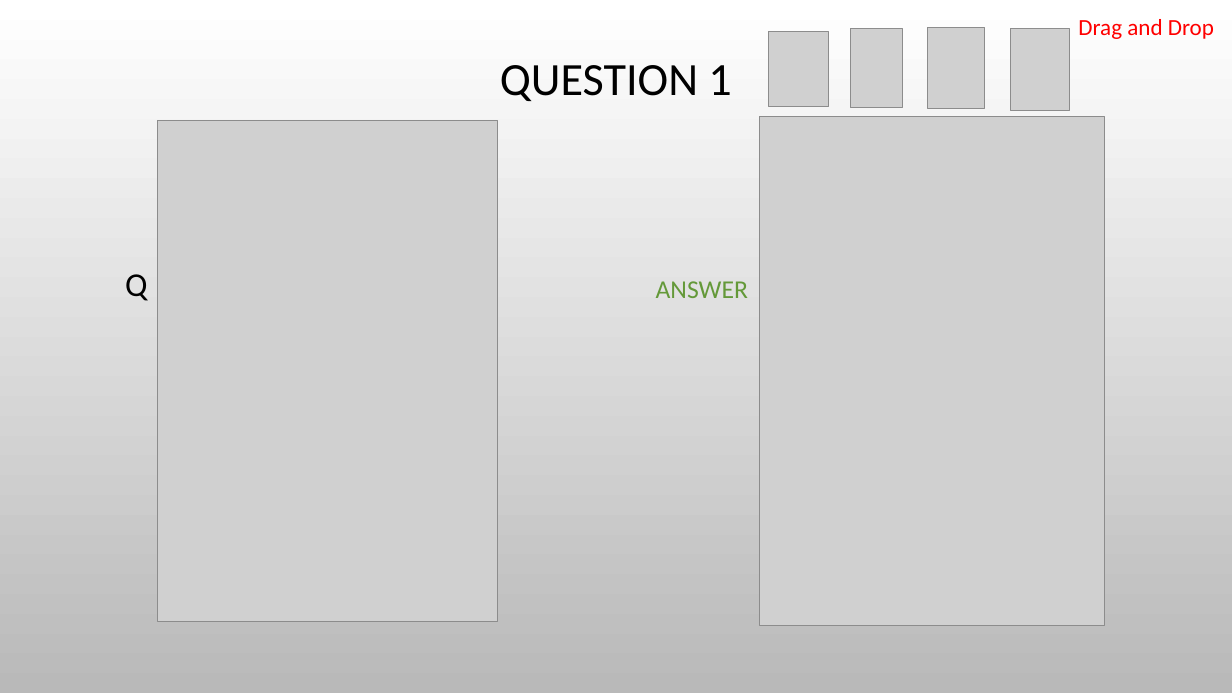
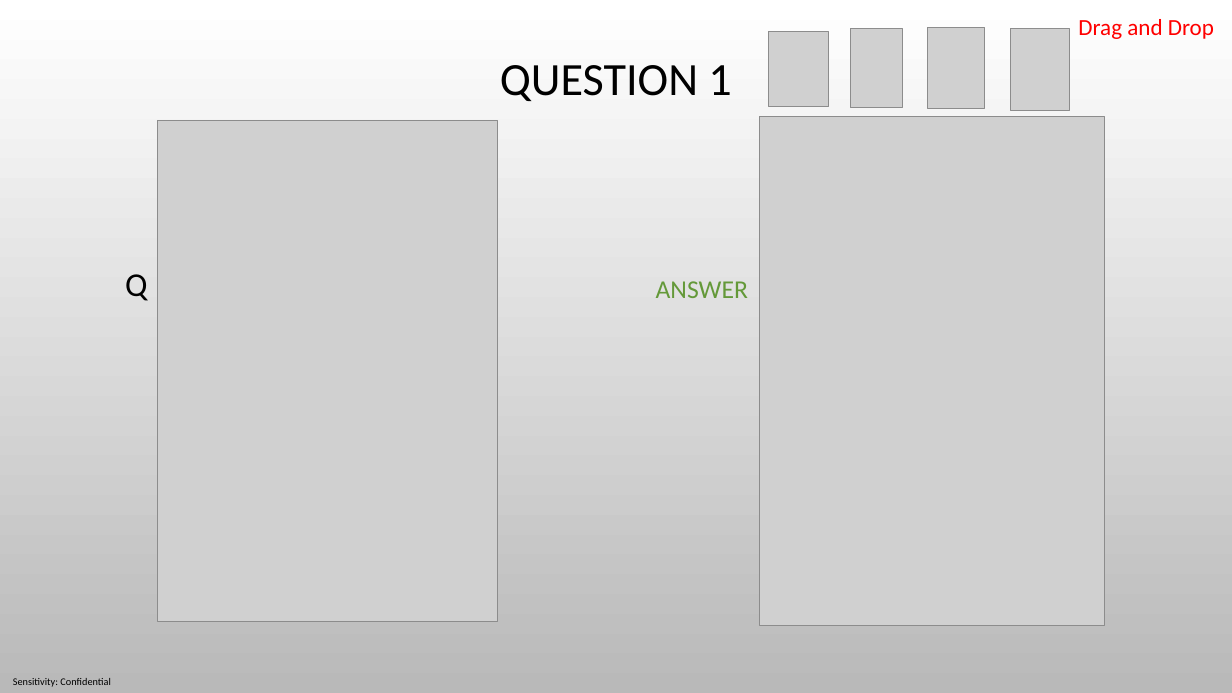
Before and after one commit to eulertech/teambuilding, a slide deck: slide 3 of logicReasoning/Questions/Answer Template_GroupName.pptx. Drawn at 1232x693 pixels with LibreOffice and Linux fonts; fonts in the diff are those of the drawing; grey boxes stand for pictures; background and template pictures are left out. Boxes give left, top, right and bottom in pixels: in the first picture for what was removed or moved away, otherwise in the second. Text is boxed around its words. In the diff, an @@ line names an element or a change of style, - is before the commit and + after.

```diff
--- a/logicReasoning/Questions/Answer Template_GroupName.pptx
+++ b/logicReasoning/Questions/Answer Template_GroupName.pptx
@@ text added at box(13, 678, 111, 687), 8 pt, text #000000 @@
+Sensitivity: Confidential
```
Also in this commit, not shown: 7 other slides changed.
